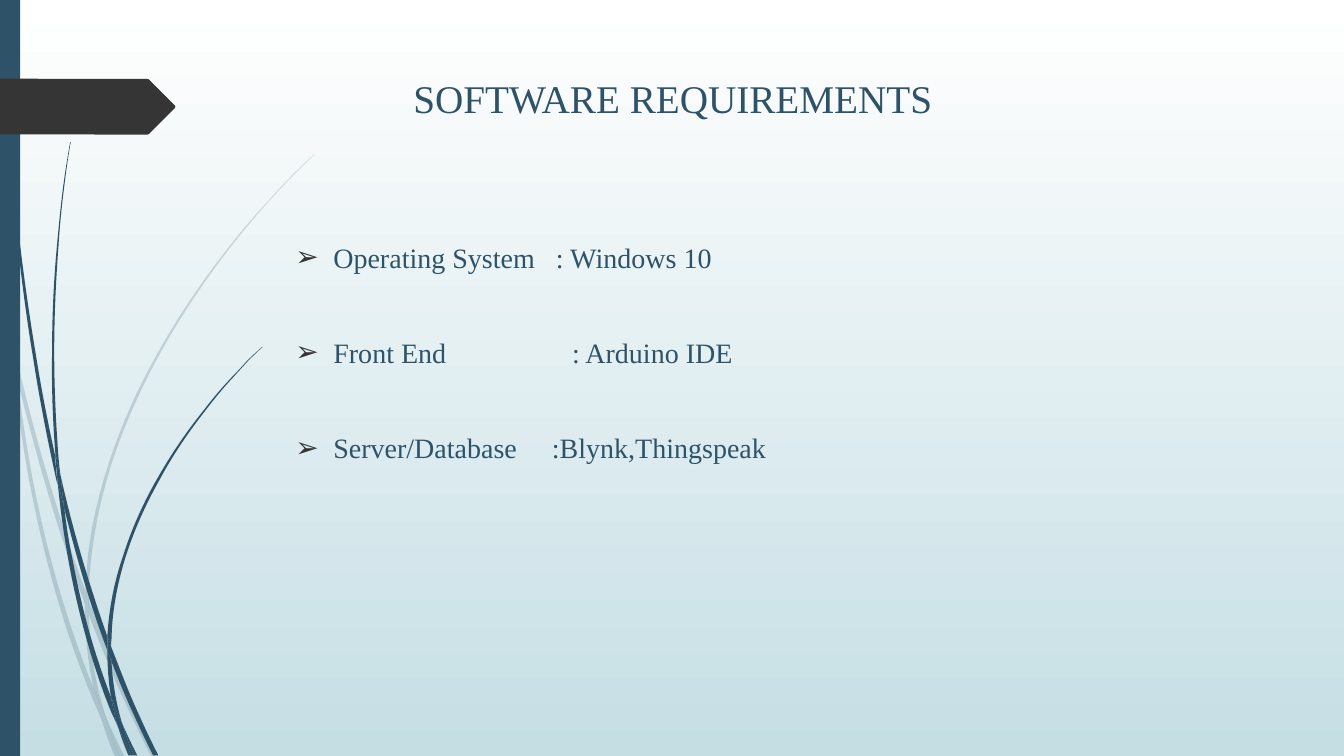
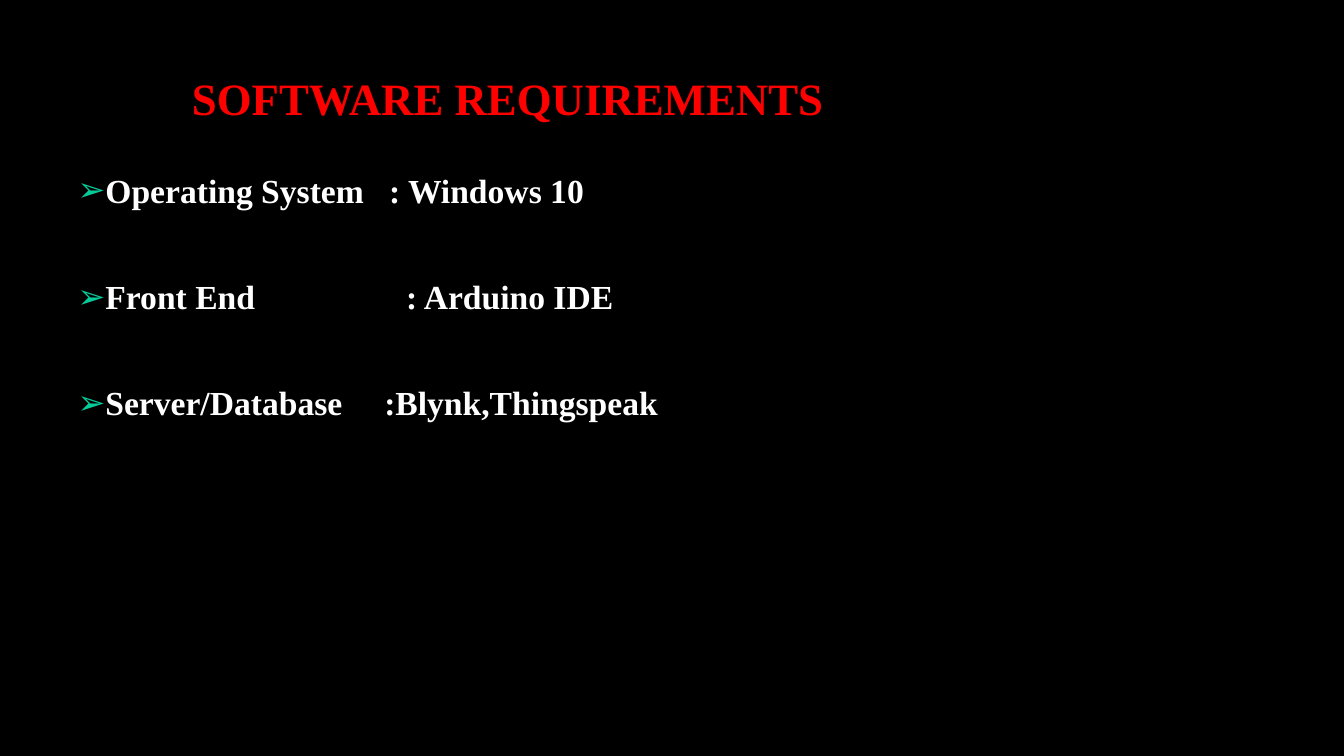
Before and after one commit to Lekshmisr95/body-sensor-network, a slide deck: slide 14 of PPT.pptx. Drawn at 1344x756 pixels with LibreOffice and Linux fonts; fonts in the diff are those of the drawing; background and template pictures are left out. Boxes give left, top, right and bottom in pixels: in the first picture for what was removed or moved away, otherwise in the second. Text is boxed around its words. In the diff, an @@ line names an element or a change of style, - is before the commit and + after.

```diff
--- a/PPT.pptx
+++ b/PPT.pptx
@@ background gradient #FFFFFF to #C5DEE5 to picture (left out) @@
@@ rectangle removed at (x1=0, y1=0, x2=20, y2=756) @@
@@ title "SOFTWARE REQUIREMENTS" moved from (x1=413, y1=87, x2=932, y2=120) to (x1=192, y1=85, x2=823, y2=123) @@
@@ title "SOFTWARE REQUIREMENTS" at (x1=192, y1=85, x2=823, y2=123): size 28 to 32 pt, text colour #2E5369 to #FF0000, bold on; line spacing 1 to 0.8; vertical alignment top to bottom @@
@@ freeform shape removed at (x1=0, y1=79, x2=175, y2=134) @@
@@ subtitle "Operating System : Windows 10" moved from (x1=333, y1=248, x2=766, y2=464) to (x1=105, y1=179, x2=658, y2=422) @@
@@ subtitle "Operating System : Windows 10" at (x1=105, y1=179, x2=658, y2=422): size 20 to 24 pt, text colour #2E5369 to #FFFFFF, bold on; indent changed; line spacing 1 to 0.9; more space between paragraphs; bullet colour #353535 to #07CB98 @@
@@ group removed at (x1=0, y1=154, x2=315, y2=756): 10 freeform shapes @@
@@ group removed at (x1=3, y1=0, x2=262, y2=756): 12 freeform shapes @@
```
Also in this commit, not shown: 13 other slides changed, 4 slides added, 9 slides removed, 4 other files.
